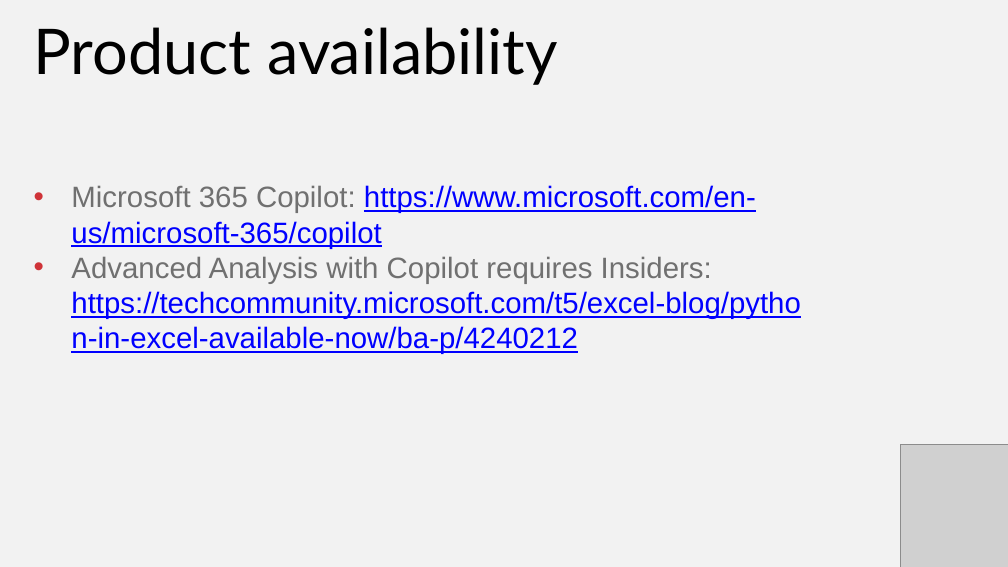
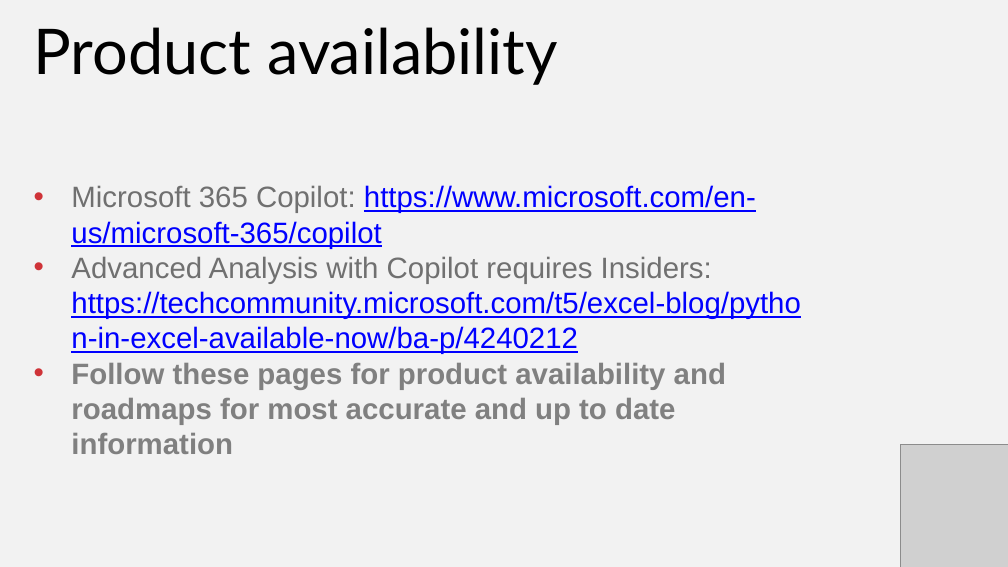
Before and after one commit to stringfestdata/first-steps-copilot-in-excel, a slide deck: slide 4 of first-steps-copilot-excel.pptx. Drawn at 1008x567 pixels with LibreOffice and Linux fonts; fonts in the diff are those of the drawing; grey boxes stand for pictures. Boxes give left, top, right and bottom in pixels: in the first picture for what was removed or moved away, otherwise in the second. Text is boxed around its words. In the diff, an @@ line names an element or a change of style, - is before the commit and + after.

```diff
--- a/first-steps-copilot-excel.pptx
+++ b/first-steps-copilot-excel.pptx
@@ text at [71, 363, 726, 454]: paragraph added @@
+• Follow these pages for product availability and roadmaps for most accurate and up to date information
```
Also in this commit, not shown: 3 other files.
